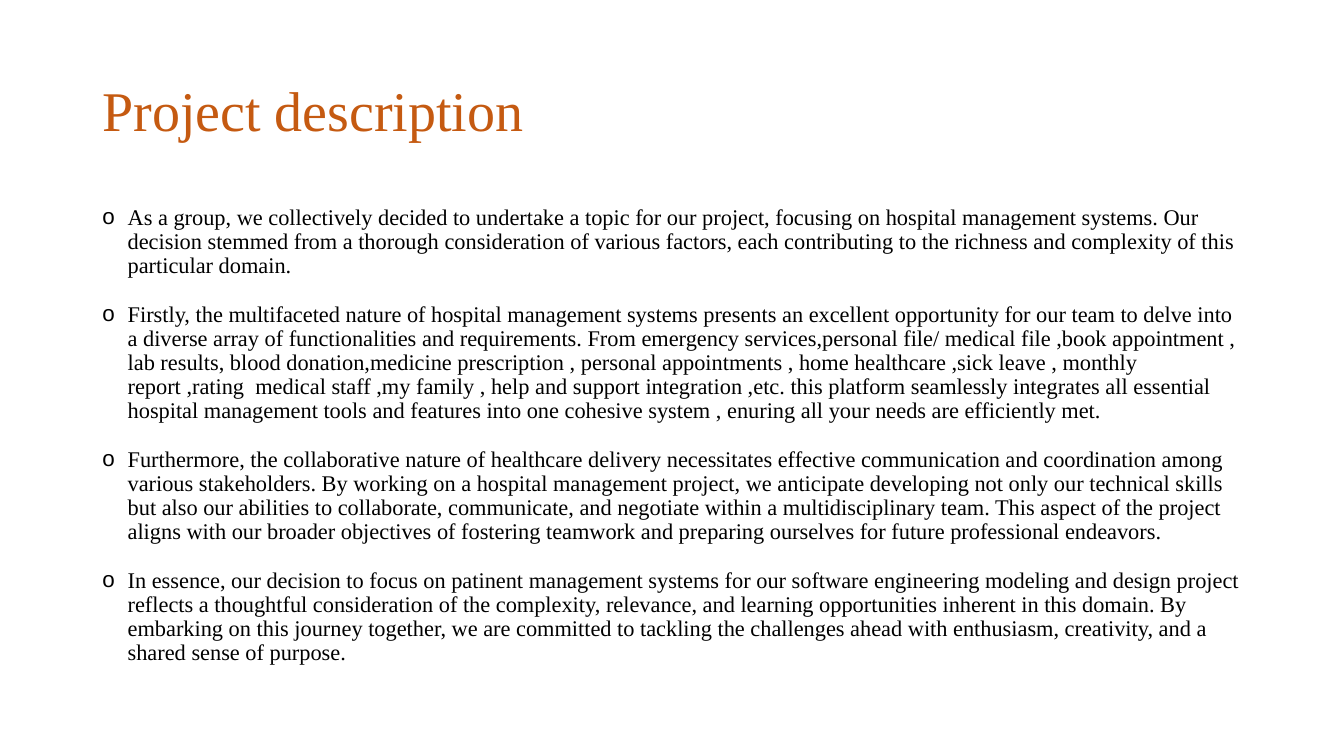
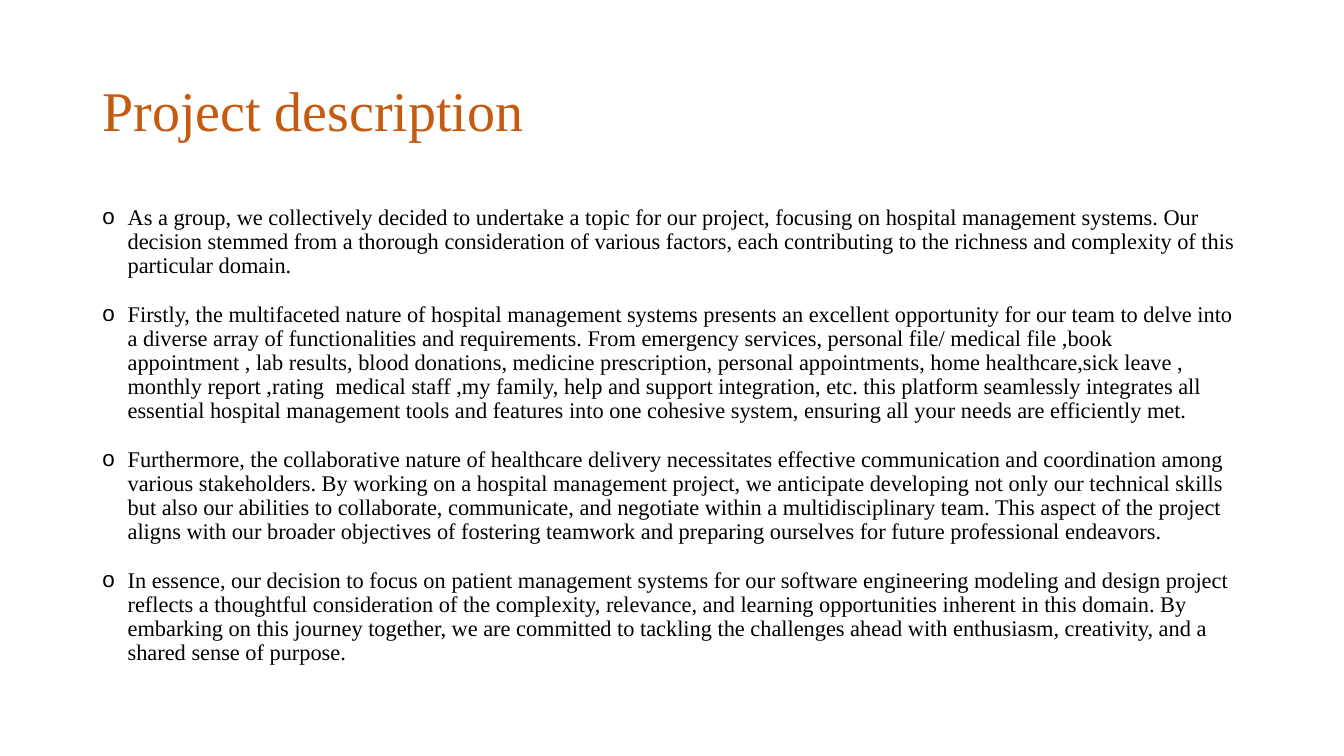
Before and after one commit to tokitea/PatientSystem, a slide deck: slide 2 of week1/project desc and stakeholders.pptx. Drawn at 1344x756 pixels with LibreOffice and Linux fonts; fonts in the diff are those of the drawing. Boxes give left, top, right and bottom in pixels: in the first picture for what was removed or moved away, otherwise in the second. Text is boxed around its words. In the diff, an @@ line names an element or a change of style, - is before the commit and + after.

```diff
--- a/week1/project desc and stakeholders.pptx
+++ b/week1/project desc and stakeholders.pptx
@@ text at (128,306,1232,423): text changed @@
-o Firstly, the multifaceted nature of hospital management systems presents an excellent opportunity for our team to delve into a diverse array of functionalities and requirements. From emergency services,personal file/ medical file ,book appointment , lab results, blood donation,medicine prescription , personal appointments , home healthcare ,sick leave , monthly report ,rating medical staff ,my family , help and support integration ,etc. this platform seamlessly integrates all essential hospital management tools and features into one cohesive system , enuring all your needs are efficiently met.
+o Firstly, the multifaceted nature of hospital management systems presents an excellent opportunity for our team to delve into a diverse array of functionalities and requirements. From emergency services, personal file/ medical file ,book appointment , lab results, blood donations, medicine prescription, personal appointments, home healthcare,sick leave , monthly report ,rating medical staff ,my family, help and support integration, etc. this platform seamlessly integrates all essential hospital management tools and features into one cohesive system, ensuring all your needs are efficiently met.
@@ text at (128,572,1228,665): text changed @@
-o In essence, our decision to focus on patinent management systems for our software engineering modeling and design project reflects a thoughtful consideration of the complexity, relevance, and learning opportunities inherent in this domain. By embarking on this journey together, we are committed to tackling the challenges ahead with enthusiasm, creativity, and a shared sense of purpose.
+o In essence, our decision to focus on patient management systems for our software engineering modeling and design project reflects a thoughtful consideration of the complexity, relevance, and learning opportunities inherent in this domain. By embarking on this journey together, we are committed to tackling the challenges ahead with enthusiasm, creativity, and a shared sense of purpose.
```
